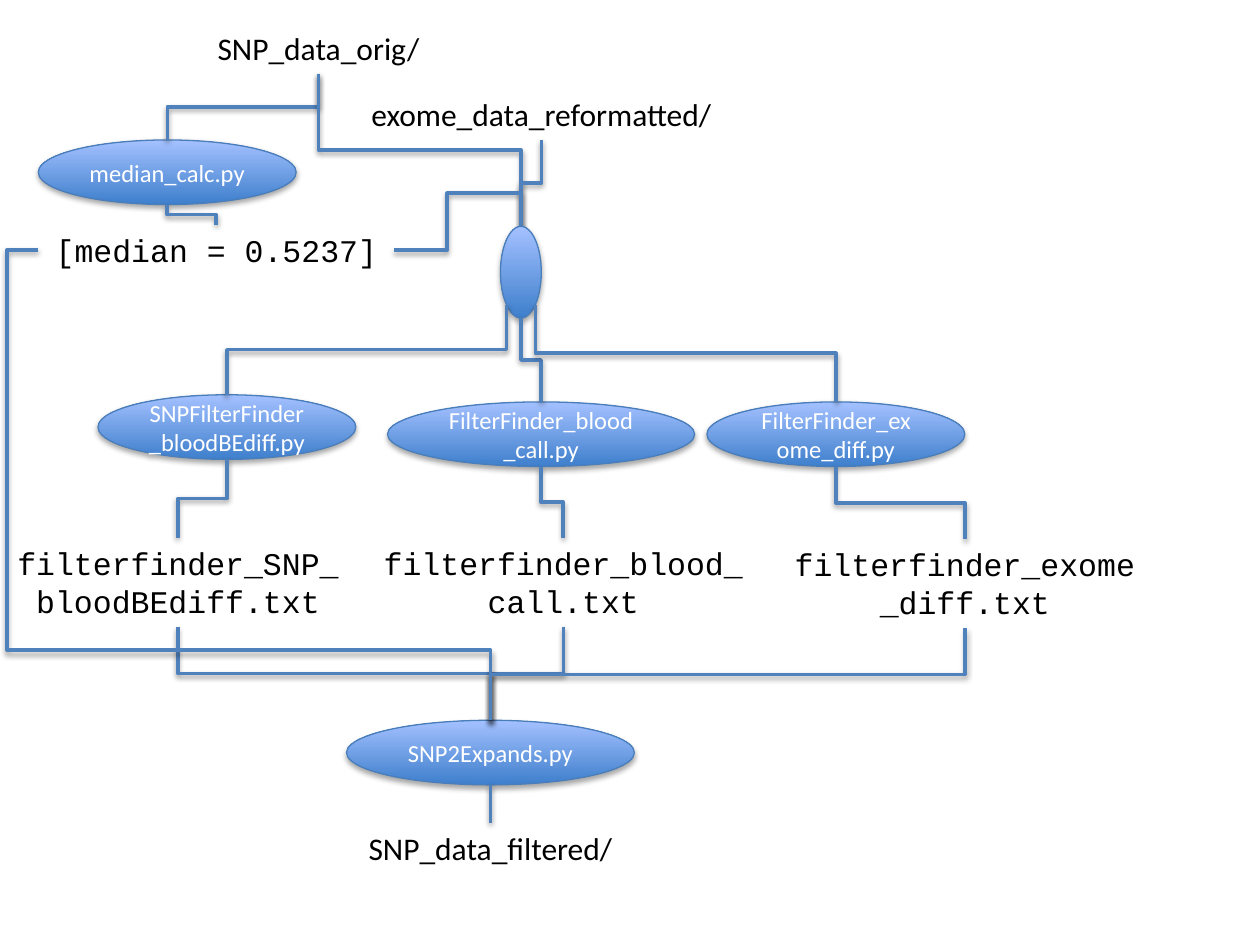
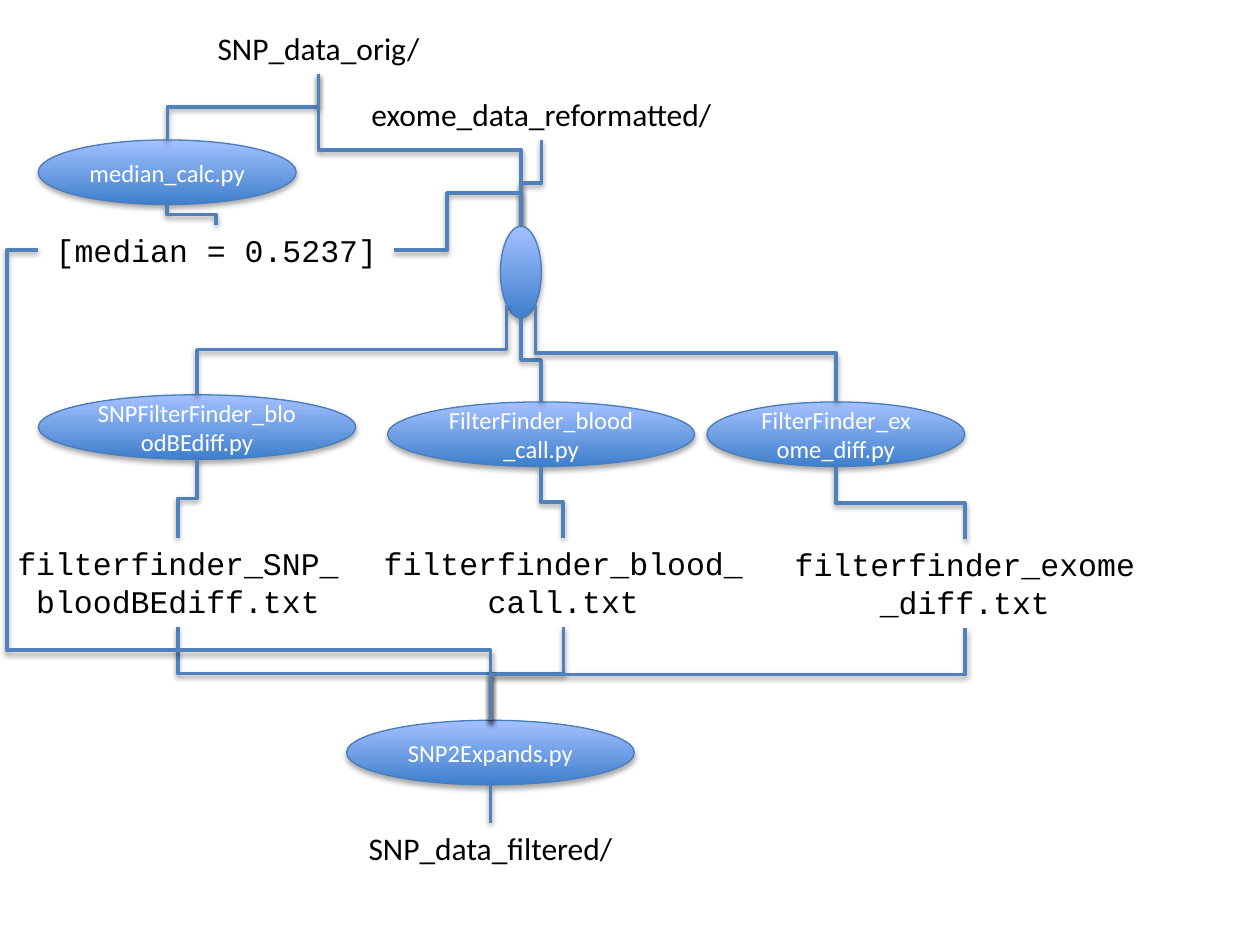
Before and after one commit to luciansmith/kuhner-python, a slide deck: slide 12 of Python program structure.pptx. Drawn at 1260x945 pixels with LibreOffice and Linux fonts; fonts in the diff are those of the drawing. Boxes give left, top, right and bottom in pixels: in the first picture for what was removed or moved away, otherwise in the second. Text is boxed around its words. In the diff, an @@ line names an element or a change of style, - is before the commit and + after.

```diff
--- a/Python program structure.pptx
+++ b/Python program structure.pptx
@@ elbow line moved from (227, 394) - (507, 305) to (197, 394) - (507, 305) @@
@@ ellipse "SNPFilterFinder_bloodBEdiff.py" resized from (x1=98, y1=394, x2=357, y2=459) to (x1=38, y1=394, x2=355, y2=459) @@
@@ elbow line moved from (227, 460) - (178, 538) to (197, 460) - (178, 538) @@
```
Also in this commit, not shown: 1 other slide changed, 19 other files.
